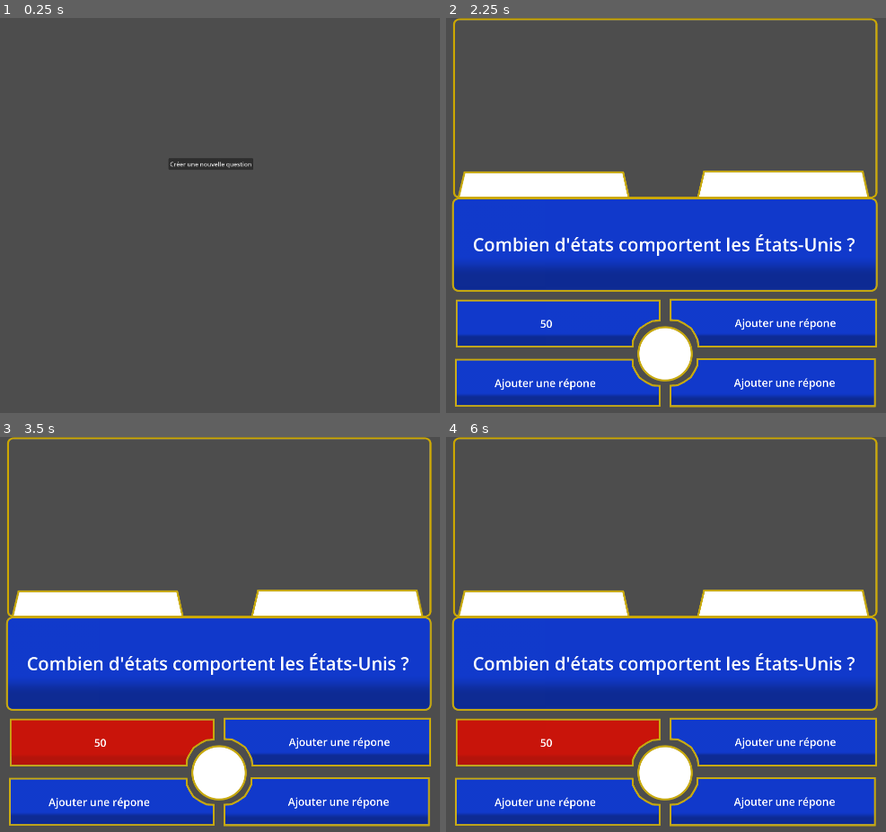
Above: before the commit, frames 1-4 (two rows, left to right).
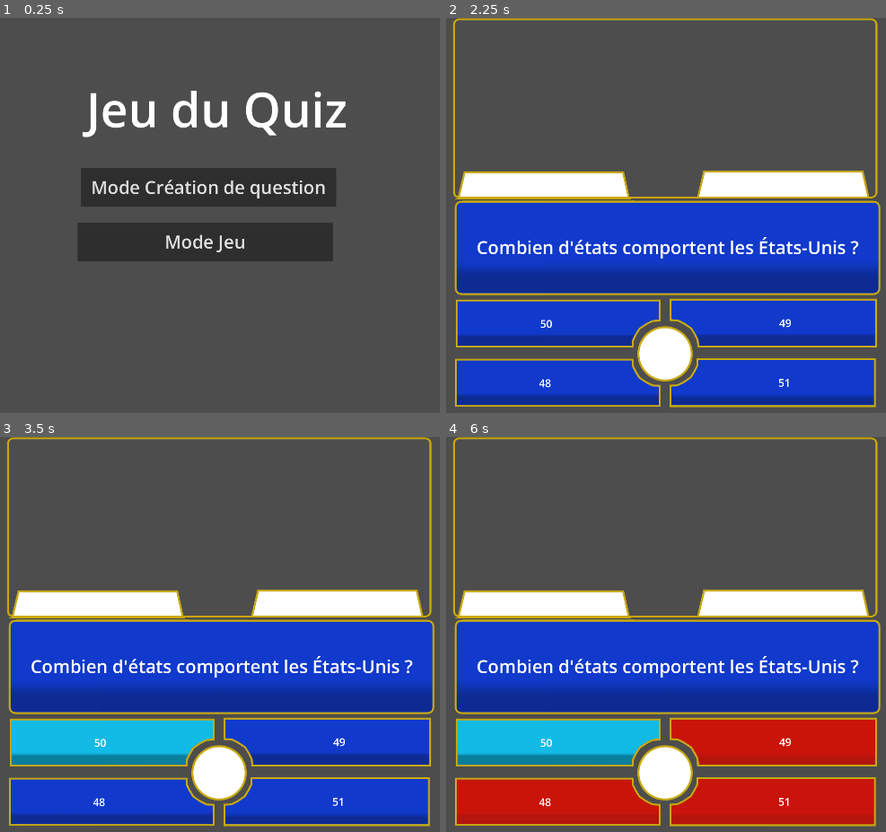
Above: after the commit, the same moments.

Repository: GeekhaNoth/projet-lab
Game: Godot game, scene res://scene/main_scene.tscn
The game is run twice, just before and just after one commit, with the same random seed, the same clock (stepped at 60 frames per second) and the same inputs. Before the commit the project starts from res://scene/question_maker.tscn.
Inputs (mouse positions are in pixels of both pictures, inside the frame that each line leads up to):
- Up to frame 1 (0.25 s): no input
- Up to frame 2 (2.25 s): click (652, 187) at 0.5 s, where only the run after the commit has a clickable "Mode Création de question"; click "Créer une nouvelle question" at 1.25 s; click "Valider la question" at 2 s
- Up to frame 3 (3.5 s): click "50" at 2.75 s
- Up to frame 4 (6 s): click (771, 741) at 3.5 s, where only the run after the commit has a clickable "49"; click (556, 800) at 4.25 s, where only the run after the commit has a clickable "48"; click (771, 800) at 5 s, where only the run after the commit has a clickable "51"; click (560, 741) at 5.75 s, where only the run after the commit has a clickable "50"

The runs differ from the first frame. In frame 1, 13% of the frame differs, in the area x 17-79%, y 18-62%; in frame 2, 5.6%; in frame 3, 10%; in frame 4, 25%, in the area x 1-99%, y 45-99%.
Error after the commit: Attempt to call function 'get_csv_line' in base 'null instance' on a null instance. (res://scripts/question_manager.gd:21)

Commit message:
some optimisation + quiz mode WIP

Diff:
--- /dev/null
+++ b/main_scene.gd
@@ -0,0 +1,22 @@
+extends Node2D
+
+@onready var main_menu = $MainMenu
+@onready var creation_button = $MainMenu/CreationButton
+@onready var game_button = $MainMenu/CreationButton
+
+# Called when the node enters the scene tree for the first time.
+func _ready() -> void:
+	creation_button.pressed.connect(_on_button_pressed.bind("res://scene/question_maker.tscn"))
+	pass # Replace with function body.
+
+
+# Called every frame. 'delta' is the elapsed time since the previous frame.
+func _process(delta: float) -> void:
+	pass
+
+
+func _on_button_pressed(scene_root):
+	var scene_instantiate = load(scene_root).instantiate()
+	main_menu.set_visible(false)
+	add_child(scene_instantiate)
+	pass # Replace with function body.
--- a/project.godot
+++ b/project.godot
@@ -11,7 +11,7 @@
 [application]
 
 config/name="ProjetLab"
-run/main_scene="uid://b2vxvxm8byqlv"
+run/main_scene="uid://6nc6was200b0"
 config/features=PackedStringArray("4.6", "Forward Plus")
 config/icon="res://icon.svg"
 
--- /dev/null
+++ b/scene/main_scene.tscn
@@ -0,0 +1,36 @@
+[gd_scene format=3 uid="uid://6nc6was200b0"]
+
+[ext_resource type="Script" uid="uid://bf5kw7d7ovvyq" path="res://main_scene.gd" id="1_wgwml"]
+
+[node name="MainScene" type="Node2D" unique_id=436053502]
+script = ExtResource("1_wgwml")
+
+[node name="MainMenu" type="Node2D" parent="." unique_id=564121698]
+
+[node name="Label" type="Label" parent="MainMenu" unique_id=891496907]
+offset_left = 497.0
+offset_top = 73.0
+offset_right = 1419.0
+offset_bottom = 414.0
+theme_override_font_sizes/font_size = 128
+text = "Jeu du Quiz"
+horizontal_alignment = 1
+vertical_alignment = 1
+
+[node name="Sprite2D" type="Sprite2D" parent="MainMenu" unique_id=1913160183]
+
+[node name="CreationButton" type="Button" parent="MainMenu" unique_id=1660146827]
+offset_left = 594.0
+offset_top = 402.0
+offset_right = 1277.0
+offset_bottom = 506.0
+theme_override_font_sizes/font_size = 48
+text = "Mode Création de question"
+
+[node name="GameButton" type="Button" parent="MainMenu" unique_id=1575540725]
+offset_left = 585.0
+offset_top = 548.0
+offset_right = 1268.0
+offset_bottom = 652.0
+theme_override_font_sizes/font_size = 48
+text = "Mode Jeu"
--- a/scene/questionScene.tscn
+++ b/scene/questionScene.tscn
@@ -24,47 +24,30 @@
 
 [node name="SceneQuiz" type="Node2D" unique_id=1692662690 node_paths=PackedStringArray("buttons")]
 script = ExtResource("1_tx0k3")
-"BonneRéponse" = 2
-buttons = [NodePath("RéponseA/TextureButton"), NodePath("RéponseB/TextureButton"), NodePath("RéponseC/TextureButton"), NodePath("RéponseD/TextureButton")]
+right_answer = null
+buttons = [NodePath("AnswerA/TextureButton"), NodePath("AnswerB/TextureButton"), NodePath("AnswerC/TextureButton"), NodePath("AnwerD/TextureButton")]
 
 [node name="Question" type="Node2D" parent="." unique_id=1986096530 groups=["txt"]]
 
-[node name="Sprite" type="Node2D" parent="Question" unique_id=2129935516]
-
-[node name="Sprite2D" type="Sprite2D" parent="Question/Sprite" unique_id=232876942]
-position = Vector2(962.80005, 607.4)
+[node name="Sprite2D" type="Sprite2D" parent="Question" unique_id=1473913259]
+position = Vector2(970, 616)
 scale = Vector2(0.6, 0.6)
 texture = ExtResource("2_psn5n")
 
-[node name="Texte" type="Node2D" parent="Question" unique_id=1135119892]
-position = Vector2(377, 408.2)
-
-[node name="texte_generique" type="Label" parent="Question/Texte" unique_id=226421097]
-visible = false
-offset_left = 14.800049
-offset_top = 77.20001
-offset_right = 1152.8
-offset_bottom = 325.2
-theme_override_font_sizes/font_size = 48
-text = "Quel est la capitale de la Norvège ?"
-horizontal_alignment = 1
-vertical_alignment = 1
-autowrap_mode = 2
-
-[node name="texte_personnalise" type="Label" parent="Question/Texte" unique_id=1394317457]
-offset_left = 15.0
-offset_top = 74.0
-offset_right = 1152.0
-offset_bottom = 324.0
+[node name="QuestionText" type="Label" parent="Question" unique_id=195149802]
+offset_left = 411.0
+offset_top = 499.0
+offset_right = 1531.0
+offset_bottom = 730.0
 theme_override_font_sizes/font_size = 48
 text = "Combien d'états comportent les États-Unis ?"
 horizontal_alignment = 1
 vertical_alignment = 1
-autowrap_mode = 2
-
-[node name="RéponseA" type="Node2D" parent="." unique_id=1179512933 groups=["txt"]]
-
-[node name="TextureButton" type="TextureButton" parent="RéponseA" unique_id=159556379]
+autowrap_mode = 3
+
+[node name="AnswerA" type="Node2D" parent="." unique_id=1179512933 groups=["txt"]]
+
+[node name="TextureButton" type="TextureButton" parent="AnswerA" unique_id=159556379]
 offset_left = 403.0
 offset_top = 754.2
 offset_right = 1328.0
@@ -73,7 +56,7 @@
 texture_normal = ExtResource("3_2nl1b")
 texture_hover = ExtResource("4_61nrn")
 
-[node name="Label" type="Label" parent="RéponseA/TextureButton" unique_id=1851768799]
+[node name="Label" type="Label" parent="AnswerA/TextureButton" unique_id=1851768799]
 layout_mode = 1
 anchors_preset = 15
 anchor_right = 1.0
@@ -88,27 +71,27 @@
 vertical_alignment = 1
 autowrap_mode = 3
 
-[node name="Sprites" type="Node2D" parent="RéponseA" unique_id=1239281506]
-
-[node name="Normal" type="Sprite2D" parent="RéponseA/Sprites" unique_id=1144128414]
+[node name="Sprites" type="Node2D" parent="AnswerA" unique_id=1239281506]
+
+[node name="Normal" type="Sprite2D" parent="AnswerA/Sprites" unique_id=1144128414]
 visible = false
 texture = ExtResource("3_2nl1b")
 
-[node name="Selectionné" type="Sprite2D" parent="RéponseA/Sprites" unique_id=71472075]
+[node name="Selectionné" type="Sprite2D" parent="AnswerA/Sprites" unique_id=71472075]
 visible = false
 texture = ExtResource("4_61nrn")
 
-[node name="Bonne Réponse" type="Sprite2D" parent="RéponseA/Sprites" unique_id=1380299338]
+[node name="Bonne Réponse" type="Sprite2D" parent="AnswerA/Sprites" unique_id=1380299338]
 visible = false
 texture = ExtResource("5_i2hoc")
 
-[node name="Mauvaise Réponse" type="Sprite2D" parent="RéponseA/Sprites" unique_id=163560431]
+[node name="Mauvaise Réponse" type="Sprite2D" parent="AnswerA/Sprites" unique_id=163560431]
 visible = false
 texture = ExtResource("6_7jgav")
 
-[node name="RéponseB" type="Node2D" parent="." unique_id=278708774 groups=["txt"]]
-
-[node name="TextureButton" type="TextureButton" parent="RéponseB" unique_id=240958986]
+[node name="AnswerB" type="Node2D" parent="." unique_id=278708774 groups=["txt"]]
+
+[node name="TextureButton" type="TextureButton" parent="AnswerB" unique_id=240958986]
 offset_left = 976.0
 offset_top = 752.2
 offset_right = 1901.0
@@ -117,7 +100,7 @@
 texture_normal = ExtResource("4_2jru6")
 texture_hover = ExtResource("8_kghek")
 
-[node name="Label" type="Label" parent="RéponseB/TextureButton" unique_id=877582989]
+[node name="Label" type="Label" parent="AnswerB/TextureButton" unique_id=877582989]
 layout_mode = 1
 anchors_preset = 15
 anchor_right = 1.0
@@ -132,27 +115,27 @@
 vertical_alignment = 1
 autowrap_mode = 3
 
-[node name="Sprites" type="Node2D" parent="RéponseB" unique_id=298048776]
-
-[node name="Normal" type="Sprite2D" parent="RéponseB/Sprites" unique_id=1977007623]
+[node name="Sprites" type="Node2D" parent="AnswerB" unique_id=298048776]
+
+[node name="Normal" type="Sprite2D" parent="AnswerB/Sprites" unique_id=1977007623]
 visible = false
 texture = ExtResource("4_2jru6")
 
-[node name="Selectionné" type="Sprite2D" parent="RéponseB/Sprites" unique_id=3388280]
+[node name="Selectionné" type="Sprite2D" parent="AnswerB/Sprites" unique_id=3388280]
 visible = false
 texture = ExtResource("8_kghek")
 
-[node name="Bonne Réponse" type="Sprite2D" parent="RéponseB/Sprites" unique_id=1628919705]
+[node name="Bonne Réponse" type="Sprite2D" parent="AnswerB/Sprites" unique_id=1628919705]
 visible = false
 texture = ExtResource("9_a8fw6")
 
-[node name="Mauvaise Réponse" type="Sprite2D" parent="RéponseB/Sprites" unique_id=1464091727]
+[node name="Mauvaise Réponse" type="Sprite2D" parent="AnswerB/Sprites" unique_id=1464091727]
 visible = false
 texture = ExtResource("10_b3mkp")
 
-[node name="RéponseC" type="Node2D" parent="." unique_id=682637463 groups=["txt"]]
-
-[node name="TextureButton" type="TextureButton" parent="RéponseC" unique_id=2070070366]
+[node name="AnswerC" type="Node2D" parent="." unique_id=682637463 groups=["txt"]]
+
+[node name="TextureButton" type="TextureButton" parent="AnswerC" unique_id=2070070366]
 offset_left = 401.0
 offset_top = 913.2001
 offset_right = 1322.0
@@ -161,7 +144,7 @@
 texture_normal = ExtResource("5_6vunt")
 texture_hover = ExtResource("12_dlurs")
 
-[node name="Label" type="Label" parent="RéponseC/TextureButton" unique_id=196851185]
+[node name="Label" type="Label" parent="AnswerC/TextureButton" unique_id=196851185]
 layout_mode = 1
 anchors_preset = 15
 anchor_right = 1.0
@@ -178,27 +161,27 @@
 vertical_alignment = 1
 autowrap_mode = 3
 
-[node name="Sprites" type="Node2D" parent="RéponseC" unique_id=1138288457]
-
-[node name="Normal" type="Sprite2D" parent="RéponseC/Sprites" unique_id=463403142]
+[node name="Sprites" type="Node2D" parent="AnswerC" unique_id=1138288457]
+
+[node name="Normal" type="Sprite2D" parent="AnswerC/Sprites" unique_id=463403142]
 visible = false
 texture = ExtResource("5_6vunt")
 
-[node name="Selectionné" type="Sprite2D" parent="RéponseC/Sprites" unique_id=193303833]
+[node name="Selectionné" type="Sprite2D" parent="AnswerC/Sprites" unique_id=193303833]
 visible = false
 texture = ExtResource("12_dlurs")
 
-[node name="Bonne Réponse" type="Sprite2D" parent="RéponseC/Sprites" unique_id=1825607052]
+[node name="Bonne Réponse" type="Sprite2D" parent="AnswerC/Sprites" unique_id=1825607052]
 visible = false
 texture = ExtResource("13_bfjfa")
 
-[node name="Mauvaise Réponse" type="Sprite2D" parent="RéponseC/Sprites" unique_id=594463234]
+[node name="Mauvaise Réponse" type="Sprite2D" parent="AnswerC/Sprites" unique_id=594463234]
 visible = false
 texture = ExtResource("14_agoqs")
 
-[node name="RéponseD" type="Node2D" parent="." unique_id=1723032435 groups=["txt"]]
-
-[node name="TextureButton" type="TextureButton" parent="RéponseD" unique_id=493098486]
+[node name="AnwerD" type="Node2D" parent="." unique_id=1723032435 groups=["txt"]]
+
+[node name="TextureButton" type="TextureButton" parent="AnwerD" unique_id=493098486]
 offset_left = 975.0
 offset_top = 912.2
 offset_right = 1896.0
@@ -207,7 +190,7 @@
 texture_normal = ExtResource("6_18e6o")
 texture_hover = ExtResource("16_4om5f")
 
-[node name="Label" type="Label" parent="RéponseD/TextureButton" unique_id=85687014]
+[node name="Label" type="Label" parent="AnwerD/TextureButton" unique_id=85687014]
 layout_mode = 1
 anchors_preset = 15
 anchor_right = 1.0
@@ -222,21 +205,21 @@
 vertical_alignment = 1
 autowrap_mode = 3
 
-[node name="Sprites" type="Node2D" parent="RéponseD" unique_id=1817924430]
-
-[node name="Normal" type="Sprite2D" parent="RéponseD/Sprites" unique_id=1425492932]
+[node name="Sprites" type="Node2D" parent="AnwerD" unique_id=1817924430]
+
+[node name="Normal" type="Sprite2D" parent="AnwerD/Sprites" unique_id=1425492932]
 visible = false
 texture = ExtResource("6_18e6o")
 
-[node name="Selectionné" type="Sprite2D" parent="RéponseD/Sprites" unique_id=745483344]
+[node name="Selectionné" type="Sprite2D" parent="AnwerD/Sprites" unique_id=745483344]
 visible = false
 texture = ExtResource("16_4om5f")
 
-[node name="Bonne Réponse" type="Sprite2D" parent="RéponseD/Sprites" unique_id=1733586872]
+[node name="Bonne Réponse" type="Sprite2D" parent="AnwerD/Sprites" unique_id=1733586872]
 visible = false
 texture = ExtResource("17_yr7vb")
 
-[node name="Mauvaise Réponse" type="Sprite2D" parent="RéponseD/Sprites" unique_id=324444586]
+[node name="Mauvaise Réponse" type="Sprite2D" parent="AnwerD/Sprites" unique_id=324444586]
 visible = false
 texture = ExtResource("18_4mu4i")
 
--- a/scene/question_maker.tscn
+++ b/scene/question_maker.tscn
@@ -2,13 +2,12 @@
 
 [ext_resource type="Script" uid="uid://b8fg2cjd4x8ek" path="res://scripts/questionMaker.gd" id="1_u0xl1"]
 
-[node name="QuestionMaker" type="Node2D" unique_id=1670134801 node_paths=PackedStringArray("buttonCreateQuestion", "buttonCreateScene", "buttonAddImage", "textEdit", "allTextEdit")]
+[node name="QuestionMaker" type="Node2D" unique_id=1670134801 node_paths=PackedStringArray("button_create_question", "button_create_scene", "button_add_image", "question_edit")]
 script = ExtResource("1_u0xl1")
-buttonCreateQuestion = NodePath("NewQuestion")
-buttonCreateScene = NodePath("ValidateQuestion")
-buttonAddImage = NodePath("AddImageButton")
-textEdit = NodePath("TextEdit/QuestionEdit")
-allTextEdit = NodePath("TextEdit")
+button_create_question = NodePath("NewQuestion")
+button_create_scene = NodePath("ValidateQuestion")
+button_add_image = NodePath("AddImageButton")
+question_edit = NodePath("TextEdit/QuestionEdit")
 
 [node name="NewQuestion" type="Button" parent="." unique_id=1623017771]
 offset_left = 828.0
@@ -18,6 +17,7 @@
 text = "Créer une nouvelle question"
 
 [node name="ValidateQuestion" type="Button" parent="." unique_id=1277579025]
+visible = false
 offset_left = 894.0
 offset_top = 946.0
 offset_right = 1054.0
@@ -117,6 +117,7 @@
 filters = PackedStringArray("*.png,*.jpg,*.jpeg;Image Files;image/png,image/jpeg.")
 
 [node name="AddImageButton" type="Button" parent="." unique_id=381884392]
+visible = false
 offset_left = 461.0
 offset_top = 658.0
 offset_right = 732.0
@@ -151,4 +152,7 @@
 offset_bottom = -13.0
 text = "Choisissez la réponse considérée comme étant la bonne"
 
+[connection signal="pressed" from="NewQuestion" to="." method="_create_question"]
+[connection signal="pressed" from="ValidateQuestion" to="." method="_validate_question"]
 [connection signal="file_selected" from="FileDialog" to="." method="_on_file_dialog_file_selected"]
+[connection signal="pressed" from="AddImageButton" to="." method="_put_visible_file_dialog"]
--- a/scripts/questionMaker.gd
+++ b/scripts/questionMaker.gd
@@ -1,13 +1,12 @@
 extends Node
-@export var buttonCreateQuestion : Button
-@export var buttonCreateScene : Button
-@export var buttonAddImage : Button
-@export var textEdit : TextEdit
-@export var allTextEdit: Node2D
+@export var button_create_question : Button
+@export var button_create_scene : Button
+@export var button_add_image : Button
+@export var question_edit : TextEdit
 
 @onready var file_dialog = $FileDialog
 @onready var option_button = $OptionButton
-@onready var lineEdit = [ $TextEdit/Answer1Edit,
+@onready var line_edit = [ $TextEdit/Answer1Edit,
 $TextEdit/AddAnswer2Button/Answer2Edit,
 $TextEdit/AddAnswer3Button/Answer3Edit,
 $TextEdit/AddAnswer4Button/Answer4Edit]
@@ -15,80 +14,71 @@
 var selected_image_path := ""
 # Called when the node enters the scene tree for the first time.
 func _ready() -> void:
-	buttonCreateQuestion.pressed.connect(CreateQuestion)
-	buttonCreateScene.pressed.connect(CreateScene)
-	buttonAddImage.pressed.connect(PutVisibleFileDialog)
-	changeNodeVisibility(false)
-	for i in range(lineEdit.size()):
-		lineEdit[i].text_changed.connect(_on_answer_edit_text_changed.bind(i))
+	_change_node_visibility(false)
+	for i in range(line_edit.size()):
+		line_edit[i].text_changed.connect(_on_answer_edit_text_changed.bind(i))
 		if (i > 0):
-			lineEdit[i].get_parent().pressed.connect(AddAnAnswer.bind(lineEdit[i].get_parent()))
-		#if i > 0:
-			#lineEdit[i].set_visible(false)
-	pass # Replace with function body.
+			line_edit[i].get_parent().pressed.connect(_add_an_answer.bind(line_edit[i].get_parent()))
 
 
 # Called every frame. 'delta' is the elapsed time since the previous frame.
 func _process(delta: float) -> void:
 	pass
 
-func CreateScene():
-	changeNodeVisibility(false)
-	buttonCreateQuestion.hide()
-	var sceneQuestion = preload("res://scene/questionScene.tscn").instantiate()
-	add_child(sceneQuestion)
-	var textNodeQuestion = sceneQuestion.get_node("Question/Texte/texte_personnalise")
-	if (textEdit.text != ""):
-		textNodeQuestion.text = textEdit.text
-	var index = 0
-	for text in allTextEdit.get_children():
-		if (text.text != ""):
-			sceneQuestion.buttons[index-1].get_child(0).text = text.text
-		index += 1
-		addInCsv(allTextEdit)
-	ImportAndAddImage(sceneQuestion)
+func _validate_question():
+	_change_node_visibility(false)
+	for element in line_edit:
+		element.get_parent().set_visible(false)
+	var scene_question = preload("res://scene/questionScene.tscn").instantiate()
+	add_child(scene_question)
+	var question_text_node = scene_question.get_node("Question/QuestionText")
+	if (question_edit.text != ""):
+		question_text_node.text = question_edit.text
+	for i in range(line_edit.size()):
+		if (line_edit[i].text != ""):
+			scene_question.buttons[i].get_child(0).text = line_edit[i].text
+	_add_in_csv()
+	_import_and_add_image(scene_question)
+	scene_question.right_answer = option_button.get_selected_id()
 
-func ImportAndAddImage(nodeSceneQuestion):
-	var image = Image.new()
-	var err = image.load(selected_image_path)
+func _import_and_add_image(node_scene_question):
+	if(selected_image_path != ""):
+			node_scene_question.get_node("Sprite2D4/TextureRect").texture = load(selected_image_path)
 
-	if err == OK:
-		var texture = ImageTexture.create_from_image(image)
-		nodeSceneQuestion.get_node("Sprite2D4/TextureRect").texture = texture
+func _create_question():
+	button_create_question.hide()
+	_change_node_visibility(true)
 
-func CreateQuestion():
-	buttonCreateQuestion.hide()
-	changeNodeVisibility(true)
-	pass
+func _add_in_csv():
+	var csv_file_root = "user://quiz.csv"
+	var csv_file
 
-func addInCsv(allStringsToAdd):
-	var csvFileRoot = "user://quiz.csv"
-	var csvFile
+	if FileAccess.file_exists(csv_file_root):
+		csv_file = FileAccess.open(csv_file_root, FileAccess.READ_WRITE)
+		csv_file.seek_end()
+	else:
+		csv_file = FileAccess.open(csv_file_root, FileAccess.WRITE)
 
-	if FileAccess.file_exists(csvFileRoot):
-		csvFile = FileAccess.open(csvFileRoot, FileAccess.READ_WRITE)
-		csvFile.seek_end()
-	else:
-		csvFile = FileAccess.open(csvFileRoot, FileAccess.WRITE)
 	var string = []
-	for child in allStringsToAdd.get_children():
-		string.append('"%s"' % child.text)
-	csvFile.store_line(",".join(string))
-	csvFile.close()
+	string.append(question_edit.text)
+	for element in line_edit:
+		string.append(element.text)
+	csv_file.store_csv_line(string, ";")
+	csv_file.close()
 
-func changeNodeVisibility(state):
-	buttonCreateScene.set_visible(state)
-	allTextEdit.set_visible(state)
-	buttonAddImage.set_visible(state)
-	#option_button.set_visible(state)
+func _change_node_visibility(state):
+	button_create_scene.set_visible(state)
+	question_edit.set_visible(state)
+	button_add_image.set_visible(state)
+	line_edit[0].set_visible(state)
 
 
-func PutVisibleFileDialog():
+func _put_visible_file_dialog():
 	file_dialog.popup_centered()
 
 func _on_file_dialog_file_selected(path):
 	selected_image_path = path
-	buttonAddImage.get_child(0).set_visible(true)
+	button_add_image.get_child(0).set_visible(true)
 
 
 func _on_answer_edit_text_changed(new_text, index) -> void:
@@ -96,19 +86,16 @@
 		option_button.set_item_text(index, new_text)
 	else:
 		option_button.add_item(new_text, index)
+
 	if (new_text == ""):
-		pass
+		if (line_edit.size() > index+1):
+			line_edit[index+1].get_parent().set_visible(false)
 	else:
-		pass
-	pass # Replace with function body.
+		if (line_edit.size() > index+1):
+			line_edit[index+1].get_parent().set_visible(true)
 
-func AddAnAnswer(button):
+func _add_an_answer(button):
 	if (option_button.visible == false):
 		option_button.set_visible(true)
 	button.get_child(0).set_visible(true)
 	button.self_modulate.a = 0
-	var array = allTextEdit.get_children()
-	var index = array.find(button)
-	if (index+1 < array.size()):
-		array[index+1].set_visible(true)
-	pass
--- a/scripts/question_manager.gd
+++ b/scripts/question_manager.gd
@@ -1,29 +1,36 @@
 @tool
 extends Node2D
-@export var texte = true
-@export var BonneRéponse = 1
-@export var image = true
+@export var right_answer = 0
 @export var buttons: Array[TextureButton] = []
 
-@onready var nodetxt = get_tree().get_nodes_in_group("txt")
-@onready var nodesprite = get_tree().get_nodes_in_group("sprite")
+@onready var question_text = $Question/QuestionText
 
+var csv_file
+var index_csv = 0
 # Called when the node enters the scene tree for the first time.
 func _ready():
+	csv_file = FileAccess.open("user://quiz.csv", FileAccess.READ_WRITE)
 	for button in buttons:
 		button.pressed.connect(_on_button_pressed.bind(button))
+	_new_question()
 
 # Called every frame. 'delta' is the elapsed time since the previous frame.
 func _process(_delta):
 	pass
+func _new_question():
+	var csv_line = csv_file.get_csv_line(index_csv)
+	for i in range(csv_line.size()):
+		if (i == 0): question_text.text = csv_line[0]
+		else:
+			buttons[i-1].get_child(0).text = csv_line[i]
 
-func _on_button_pressed(_button : TextureButton):
-	var index = buttons.find(_button, 0)
-	var _spritesNode
-	if index+1 == BonneRéponse:
-		_spritesNode = _button.get_parent().find_child("Bonne Réponse")
+func _on_button_pressed(button_pressed : TextureButton):
+	var index = buttons.find(button_pressed)
+	var sprites_node
+	if index == right_answer:
+		sprites_node = button_pressed.get_parent().find_child("Bonne Réponse")
 	else:
-		_spritesNode = _button.get_parent().find_child("Mauvaise Réponse")
-	_button.texture_normal = _spritesNode.texture
-	for button in buttons:
-		button.disabled = true
+		sprites_node = button_pressed.get_parent().find_child("Mauvaise Réponse")
+	button_pressed.texture_normal = sprites_node.texture
+	index_csv += 1
+	_new_question()
Not shown, added: export_presets.cfg
Not shown, added: main_scene.gd.uid
